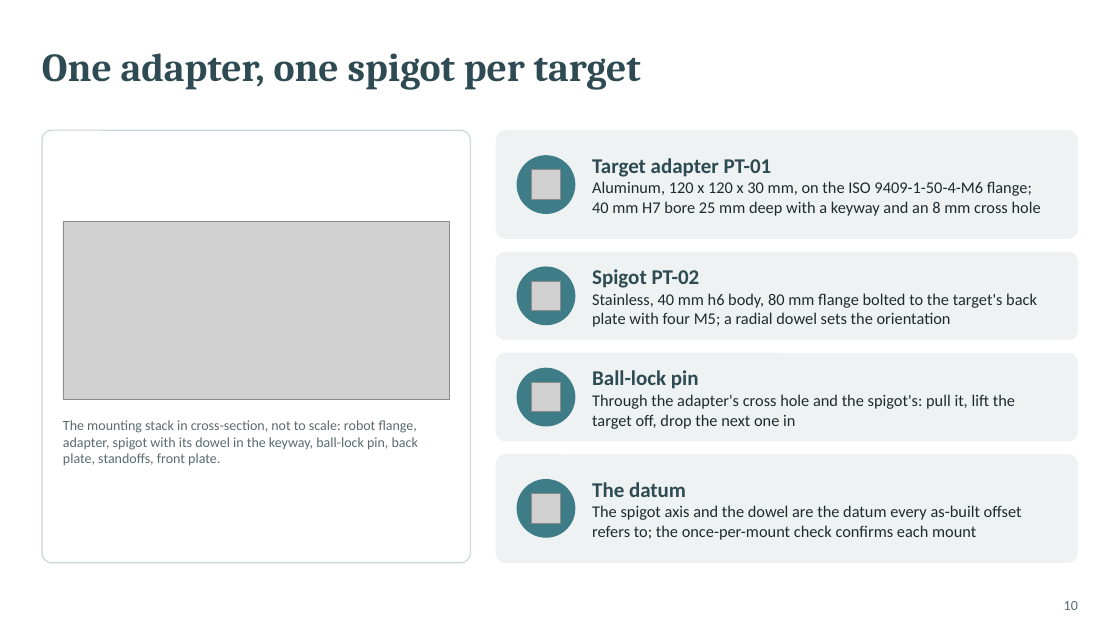
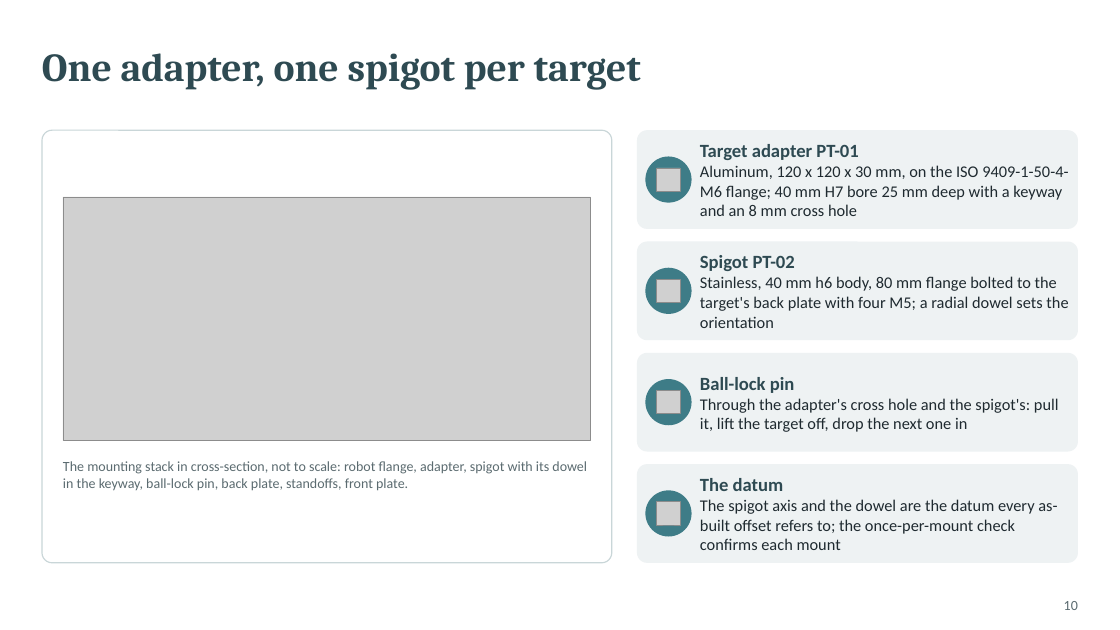
Before and after one commit to glibertyreach/sensor_performance_estimation, a slide deck: slide 10 of docs/presentations/vsx3000_procurement_build.pptx. Drawn at 1120x630 pixels with LibreOffice and Linux fonts; fonts in the diff are those of the drawing; grey boxes stand for pictures. Boxes give left, top, right and bottom in pixels: in the first picture for what was removed or moved away, otherwise in the second. Text is boxed around its words. In the diff, an @@ line names an element or a change of style, - is before the commit and + after.

```diff
--- a/docs/presentations/vsx3000_procurement_build.pptx
+++ b/docs/presentations/vsx3000_procurement_build.pptx
@@ rounded rectangle: place and size @@
-rounded rectangle at [42, 130, 471, 563]
+rounded rectangle at [42, 130, 612, 563]
@@ rounded rectangle: place and size @@
-rounded rectangle at [496, 130, 1078, 239]
+rounded rectangle at [637, 130, 1078, 229]
@@ text at [700, 144, 858, 160]: size 18 to 16 pt in "Target adapter PT-01" @@
@@ text "Target adapter PT-01": place and size @@
-text "Target adapter PT-01" at [592, 158, 1041, 216]
+text "Target adapter PT-01" at [700, 144, 1068, 216]
@@ ellipse: place and size @@
-ellipse at [517, 155, 576, 214]
+ellipse at [645, 156, 691, 202]
@@ picture: place and size @@
-picture at [532, 170, 561, 199]
+picture at [657, 168, 681, 192]
@@ picture: place and size @@
-picture at [63, 221, 450, 399]
+picture at [63, 197, 591, 441]
@@ rounded rectangle: place and size @@
-rounded rectangle at [496, 251, 1078, 340]
+rounded rectangle at [637, 242, 1078, 341]
@@ ellipse: place and size @@
-ellipse at [517, 266, 576, 325]
+ellipse at [645, 268, 691, 314]
@@ text at [700, 255, 795, 271]: size 18 to 16 pt in "Spigot PT-02" @@
@@ text "Spigot PT-02": place and size @@
-text "Spigot PT-02" at [592, 269, 1037, 327]
+text "Spigot PT-02" at [700, 255, 1068, 328]
@@ picture: place and size @@
-picture at [532, 281, 561, 311]
+picture at [657, 280, 681, 303]
@@ proportions changed in 5 elements at [42, 130, 612, 563], [637, 130, 1078, 229], [637, 242, 1078, 341], [637, 465, 1078, 564], [637, 353, 1078, 452] @@
@@ rounded rectangle: place and size @@
-rounded rectangle at [496, 353, 1078, 442]
+rounded rectangle at [637, 353, 1078, 452]
@@ text "Ball-lock pin": place and size @@
-text "Ball-lock pin" at [592, 370, 1015, 429]
+text "Ball-lock pin" at [700, 377, 1059, 432]
@@ ellipse: place and size @@
-ellipse at [517, 368, 576, 427]
+ellipse at [645, 379, 691, 425]
@@ text at [700, 377, 795, 393]: size 18 to 16 pt in "Ball-lock pin" @@
@@ picture: place and size @@
-picture at [532, 382, 561, 412]
+picture at [657, 391, 681, 414]
@@ text "The mounting stack in cross-section, ..." rewrapped from [63, 420, 418, 466] to [63, 461, 587, 491] @@
@@ rounded rectangle: place and size @@
-rounded rectangle at [496, 455, 1078, 563]
+rounded rectangle at [637, 465, 1078, 564]
@@ text at [700, 478, 784, 491]: size 18 to 16 pt in "The datum" @@
@@ text "The datum": place and size @@
-text "The datum" at [592, 482, 1022, 540]
+text "The datum" at [700, 478, 1057, 550]
@@ ellipse: place and size @@
-ellipse at [517, 479, 576, 538]
+ellipse at [645, 491, 691, 537]
@@ picture: place and size @@
-picture at [532, 494, 561, 523]
+picture at [657, 502, 681, 525]
```
Also in this commit, not shown: 4 other slides changed, 32 other files.
